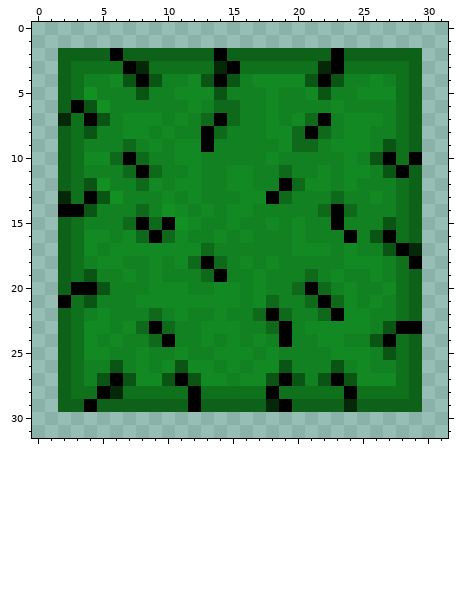
Two states of a pixel-art sprite, assets/textures/maps/desert/cactus_top.png. This is how it looked before the edit.
The file is 32x32 pixels. Colours within 5 levels of each other are drawn and written as one.
After:
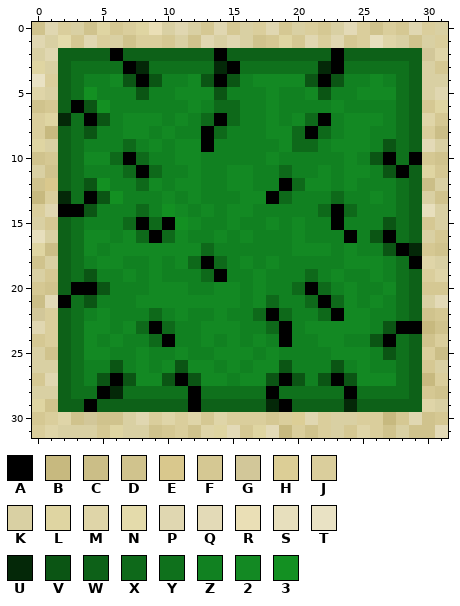
Palette (. is transparent): A #000000  B #c7b97f  C #cbbe87  D #d0c38d  E #d9c88d  F #d5c893  G #d2c799  H #dcce96  J #dace9c  K #d9d0a3  L #dfd5a2  M #dfd5a8  N #e4dbab  P #e0d7b1  Q #e3dab7  R #eadfb6  S #e7dfbd  T #e9e2c4  U #042808  V #0b5514  W #0d6118  X #0e691a  Y #0f711c  Z #118121  2 #138923  3 #139022
Changes in this commit:
{"y":0,"x":0,"old":"................................","new":"DPJKDLFJLRKPKFPFKJPFKJFKQJDJFPJK"}
{"y":1,"x":0,"old":"................................","new":"PKNFPJKDJJFKDPKPKDFLFPJPFJSMKDKJ"}
{"y":2,"x":0,"old":"..","new":"KP"}
{"y":2,"x":30,"old":"..","new":"GM"}
{"y":3,"x":0,"old":"..","new":"LK"}
{"y":3,"x":30,"old":"..","new":"KF"}
{"y":4,"x":0,"old":"..","new":"TJ"}
{"y":4,"x":30,"old":"..","new":"KK"}
{"y":5,"x":0,"old":"..","new":"MK"}
{"y":5,"x":30,"old":"..","new":"KP"}
{"y":6,"x":0,"old":"..","new":"DF"}
{"y":6,"x":30,"old":"..","new":"FL"}
{"y":7,"x":0,"old":"..","new":"JL"}
{"y":7,"x":30,"old":"..","new":"MF"}
{"y":8,"x":0,"old":"..","new":"JB"}
{"y":8,"x":30,"old":"..","new":"JC"}
{"y":9,"x":0,"old":"..","new":"LK"}
{"y":9,"x":30,"old":"..","new":"QK"}
{"y":10,"x":0,"old":"..","new":"DF"}
{"y":10,"x":30,"old":"..","new":"FD"}
{"y":11,"x":0,"old":"..","new":"KD"}
{"y":11,"x":30,"old":"..","new":"LF"}
{"y":12,"x":0,"old":"..","new":"DE"}
{"y":12,"x":30,"old":"..","new":"CK"}
{"y":13,"x":0,"old":"..","new":"BJ"}
{"y":13,"x":30,"old":"..","new":"KD"}
{"y":14,"x":0,"old":"..","new":"JP"}
{"y":14,"x":30,"old":"..","new":"SK"}
{"y":15,"x":0,"old":"..","new":"KF"}
{"y":15,"x":30,"old":"..","new":"FK"}
{"y":16,"x":0,"old":"..","new":"SK"}
{"y":16,"x":30,"old":"..","new":"KF"}
{"y":17,"x":0,"old":"..","new":"LC"}
{"y":17,"x":30,"old":"..","new":"FD"}
{"y":18,"x":0,"old":"..","new":"DK"}
{"y":18,"x":30,"old":"..","new":"MK"}
{"y":19,"x":0,"old":"..","new":"KF"}
{"y":19,"x":30,"old":"..","new":"JM"}
{"y":20,"x":0,"old":"..","new":"FD"}
{"y":20,"x":30,"old":"..","new":"FF"}
{"y":21,"x":0,"old":"..","new":"CQ"}
{"y":21,"x":30,"old":"..","new":"KQ"}
{"y":22,"x":0,"old":"..","new":"GJ"}
{"y":22,"x":30,"old":"..","new":"DF"}
{"y":23,"x":0,"old":"..","new":"PJ"}
{"y":23,"x":30,"old":"..","new":"BD"}
{"y":24,"x":0,"old":"..","new":"FJ"}
{"y":24,"x":30,"old":"..","new":"DJ"}
{"y":25,"x":0,"old":"..","new":"KD"}
{"y":25,"x":30,"old":"..","new":"JC"}
{"y":26,"x":0,"old":"..","new":"KK"}
{"y":26,"x":30,"old":"..","new":"FK"}
{"y":27,"x":0,"old":"..","new":"FP"}
{"y":27,"x":30,"old":"..","new":"BJ"}
{"y":28,"x":0,"old":"..","new":"KK"}
{"y":28,"x":30,"old":"..","new":"FD"}
{"y":29,"x":0,"old":"..","new":"LD"}
{"y":29,"x":30,"old":"..","new":"MK"}
{"y":30,"x":0,"old":"................................","new":"FJMDGDDKPJMJMFMJJJFJHPJKKJJBFPDF"}
{"y":31,"x":0,"old":"................................","new":"JMKKKFLKKDFJDMLQFLQBJDJKFMJDKDDQ"}
{"label":"added","picture_box":[32,22,448,438]}
